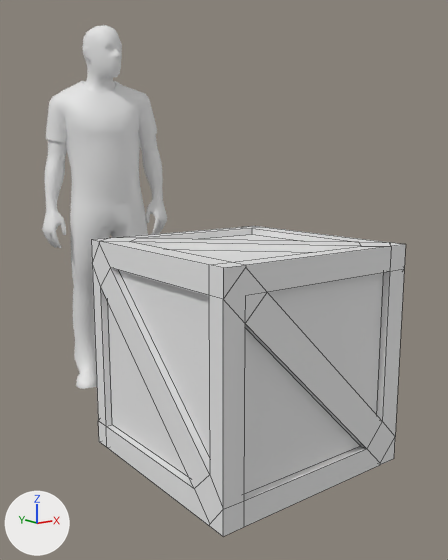
An edit to the Blender file _ART/Blender/Storage/SM_Crate.blend, drawn before and after from the same camera.
Camera for both pictures: a camera (50 mm lens) standing at (-1.53, -1.86, 1.17) and looking at (0.11, 0.27, 0.66). Arrows for +X, +Y and +Z are at lower left; the lights stay in place. Mesh edges are drawn as thin lines on the coarser meshes.

The first picture shows 'HumanRef', 'SM_Crate'.
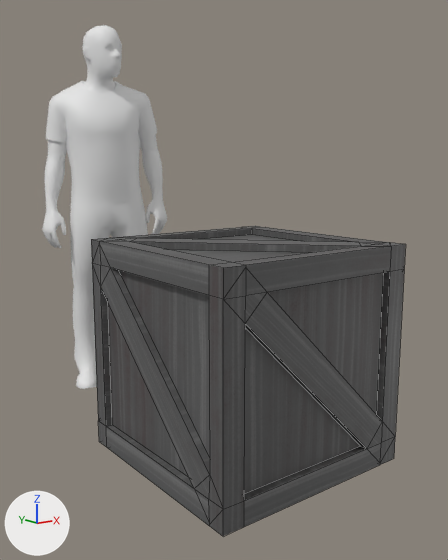
Pixel boxes (x1, y1, x2, y2) of what changed, in the pictures (448 x 560 px):
```json
{"part": 1, "of": "me_cube_029", "change": "built on", "before": [92, 238, 395, 524], "after": [92, 238, 395, 524]}
{"part": 2, "of": "me_cube_029", "change": "recoloured", "before": [91, 226, 406, 536], "after": [91, 226, 406, 536]}
```

Edits to the scene script, one JSON object a line:
```json
{"op": "add", "block": "img_t_finewood_d_jpg", "code": ["img_t_finewood_d_jpg = load_image('T_FineWood_D.jpg', '../../Textures/T_FineWood/T_FineWood_D.png', 2048, 2048, 'sRGB')"]}
{"op": "add", "block": "mat_wood", "code": ["mat_wood = principled_material('Wood')", "mat_wood.texture = img_t_finewood_d_jpg"]}
{"block": "me_cube_029", "where": "# used by ob_sm_crate; location = (0.0, 0.0, 0.0); scale = (0.257, 0.257, 0.257)"}
{"op": "remove", "block": "me_cube_029", "code": "me_cube_029.from_pydata(...)  # 117 vertices, 110 faces; spans x -1.69..1.69, y -1.69..1.69, z 0.0..3.38"}
{"op": "add", "block": "me_cube_029", "code": "me_cube_029.from_pydata(...)  # 126 vertices, 139 faces; spans x -1.69..1.69, y -1.69..1.69, z 0.0..3.38"}
{"block": "me_cube_029", "change": "me_cube_029 part 1"}
{"block": "me_cube_029", "change": "10 faces are deleted"}
{"block": "me_cube_029", "change": "9 vertices are added at x -1.69..1.69, y -1.69..1.69, z 0.37..3.38"}
{"block": "me_cube_029", "change": "39 new faces join them"}
{"block": "me_cube_029", "change": "me_cube_029 part 2: 100 faces spanning x -1.69..1.69, y -1.69..1.69, z 0.0..3.38 switch from no material to mat_wood (picture img_t_finewood_d_jpg)"}
```
